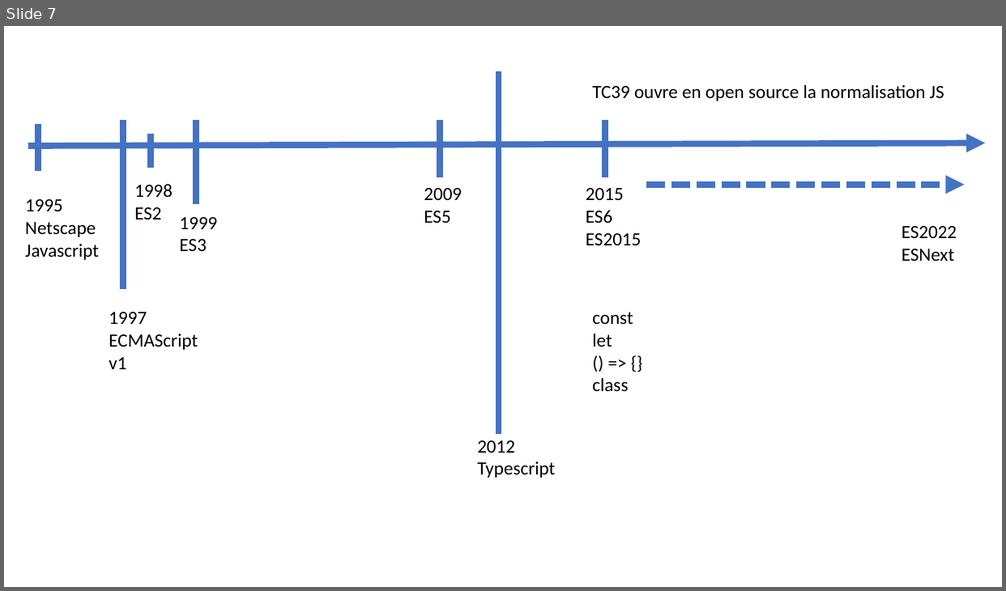
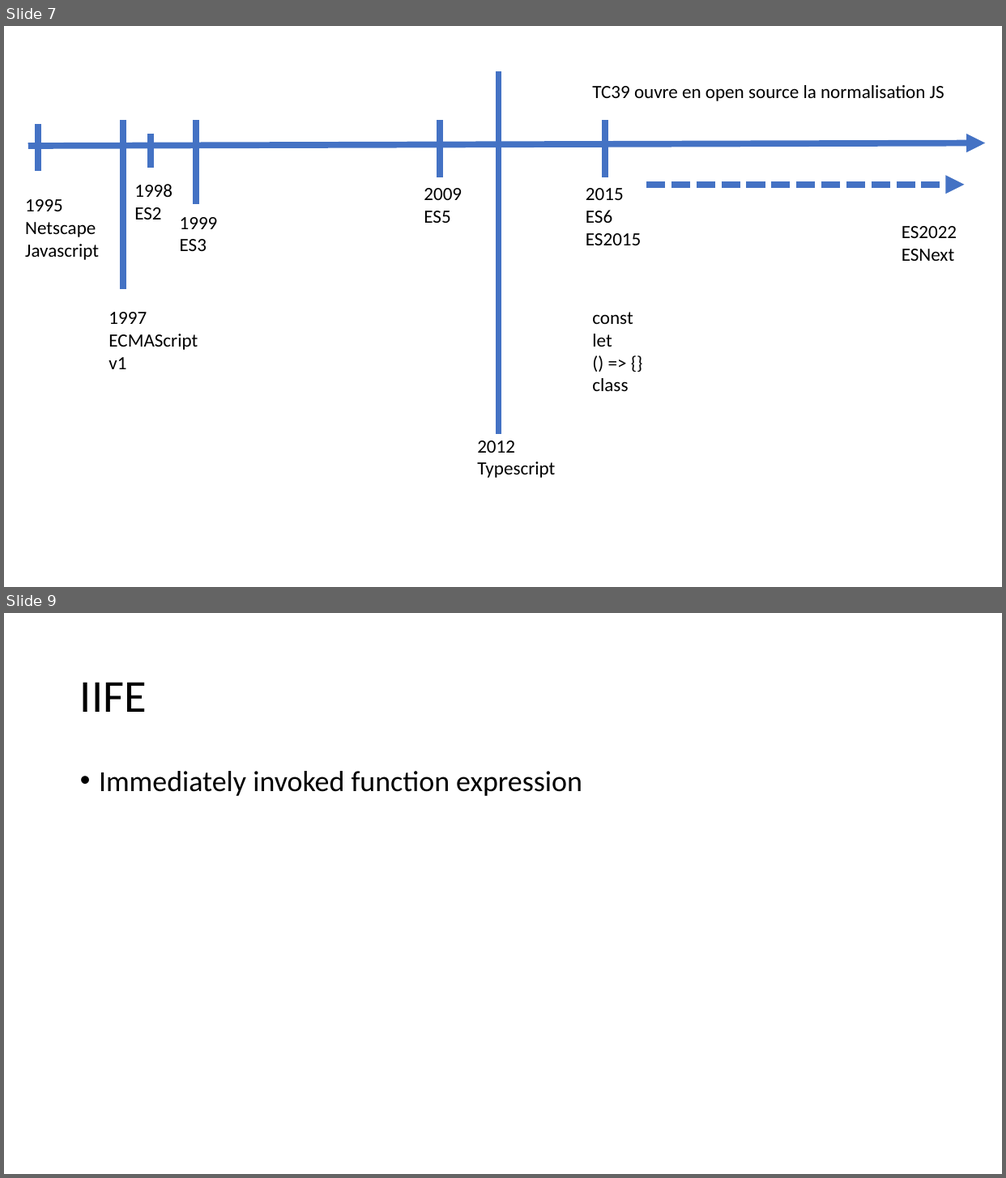
Before and after one commit to jlg-formation/tsr-mai-2022, a slide deck: notes.pptx. Shown one above the other, each under a label of ours: slide 7 before the commit, slides 7 and 9 after it; the slides between them are not shown. The pictures are 1006x591 and 1006x1178 pixels, drawn with LibreOffice and Linux fonts; fonts in the diff are those of the drawing. Boxes give left, top, right and bottom in pixels: in the first picture for what was removed or moved away, otherwise in the second. Text is boxed around its words. In the diff, an @@ line names an element or a change of style, - is before the commit and + after.

```diff
--- a/notes.pptx
+++ b/notes.pptx
@@ slide 9 added at bbox=[4, 613, 1002, 1174], background #FFFFFF @@
@@ title added at bbox=[80, 682, 147, 712], 44 pt, text #000000 @@
+IIFE
@@ text added at bbox=[99, 771, 582, 796], 28 pt, text #000000 @@
+• Immediately invoked function expression
```
Also in this commit, not shown: 1 slide changed, 9 other slides added.
